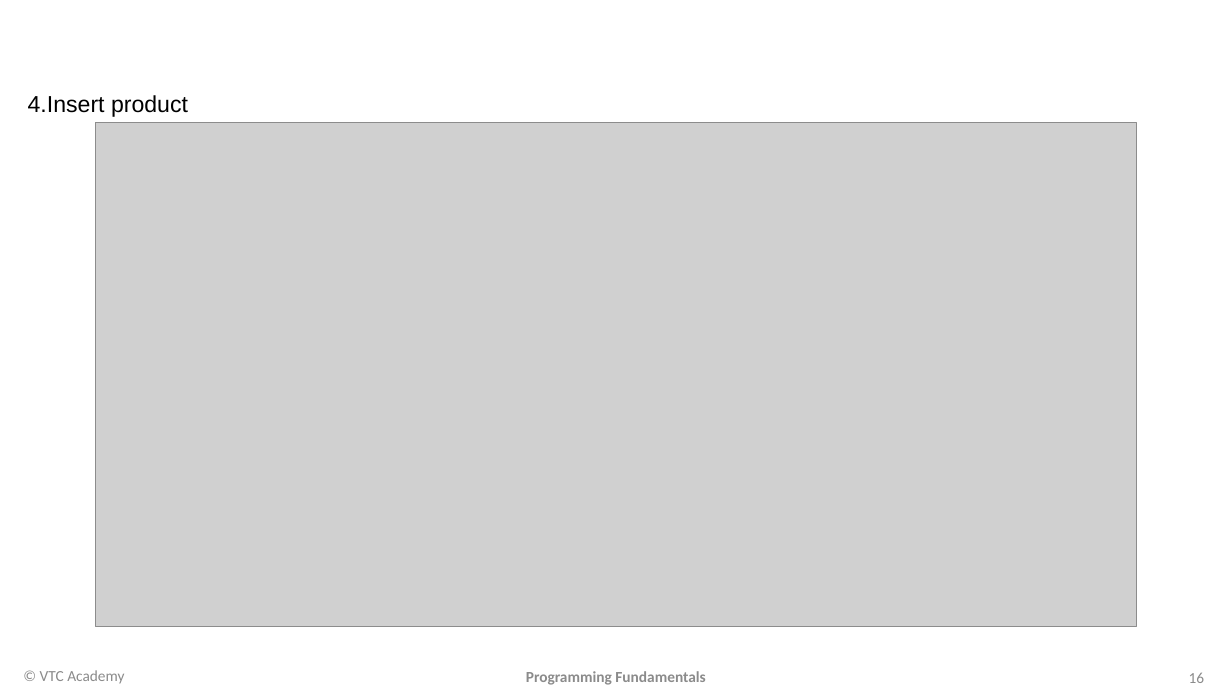
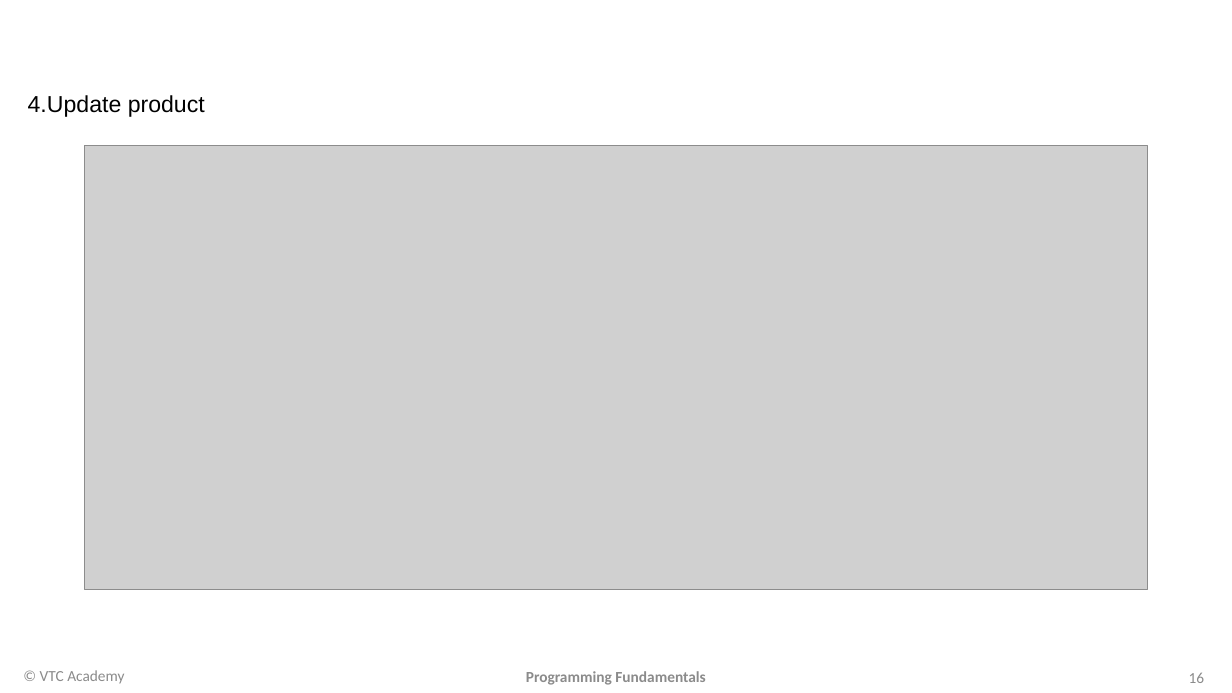
Before and after one commit to ngonngay/Project, a slide deck: slide 16 of minisupermarketMS/document/Project9-18.pptx. Drawn at 1232x693 pixels with LibreOffice and Linux fonts; fonts in the diff are those of the drawing; grey boxes stand for pictures; background and template pictures are left out. Boxes give left, top, right and bottom in pixels: in the first picture for what was removed or moved away, otherwise in the second. Text is boxed around its words. In the diff, an @@ line names an element or a change of style, - is before the commit and + after.

```diff
--- a/minisupermarketMS/document/Project9-18.pptx
+++ b/minisupermarketMS/document/Project9-18.pptx
@@ text at bbox=[28, 95, 205, 117]: text changed @@
-4.Insert product
+4.Update product
@@ picture: place and size @@
-picture at bbox=[96, 123, 1137, 628]
+picture at bbox=[85, 145, 1148, 590]
```
Also in this commit, not shown: 9 other slides changed, 16 other files.
